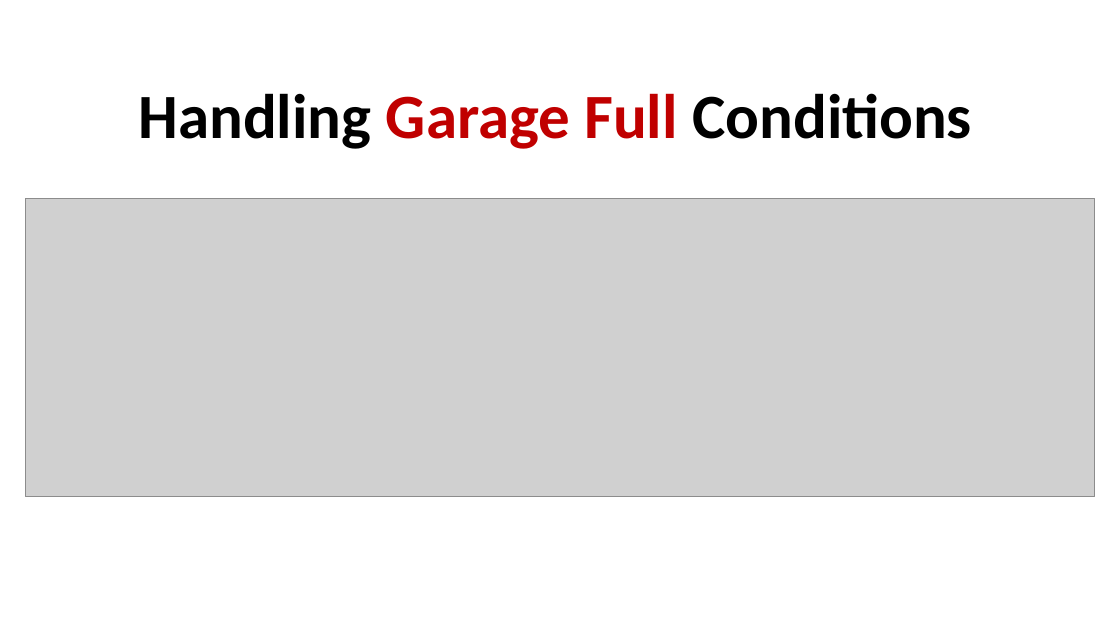
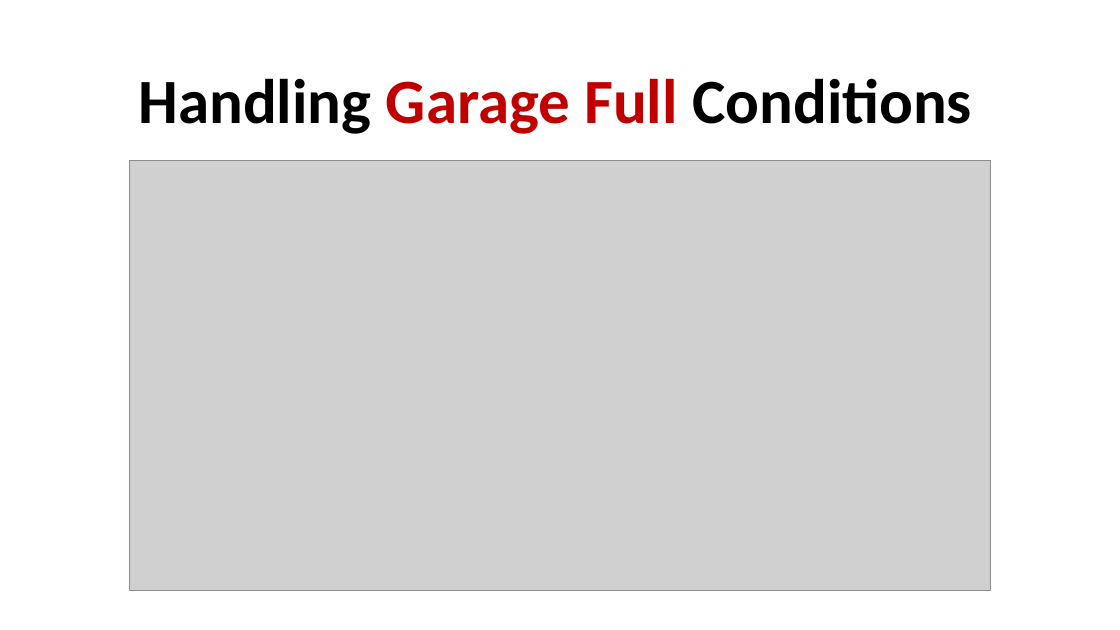
Before and after one commit to HaRsHa91544/parking-management-system, a slide deck: slide 14 of ppt.pptx. Drawn at 1120x630 pixels with LibreOffice and Linux fonts; fonts in the diff are those of the drawing; grey boxes stand for pictures. Boxes give left, top, right and bottom in pixels: in the first picture for what was removed or moved away, otherwise in the second. Text is boxed around its words. In the diff, an @@ line names an element or a change of style, - is before the commit and + after.

```diff
--- a/ppt.pptx
+++ b/ppt.pptx
@@ text "Handling Garage Full Conditions": place and size @@
-text "Handling Garage Full Conditions" at [139,93,972,149]
+text "Handling Garage Full Conditions" at [139,78,972,134]
@@ picture: place and size @@
-picture at [25,198,1096,497]
+picture at [129,160,991,592]
```
Also in this commit, not shown: 1 other slide changed, 2 other files.
